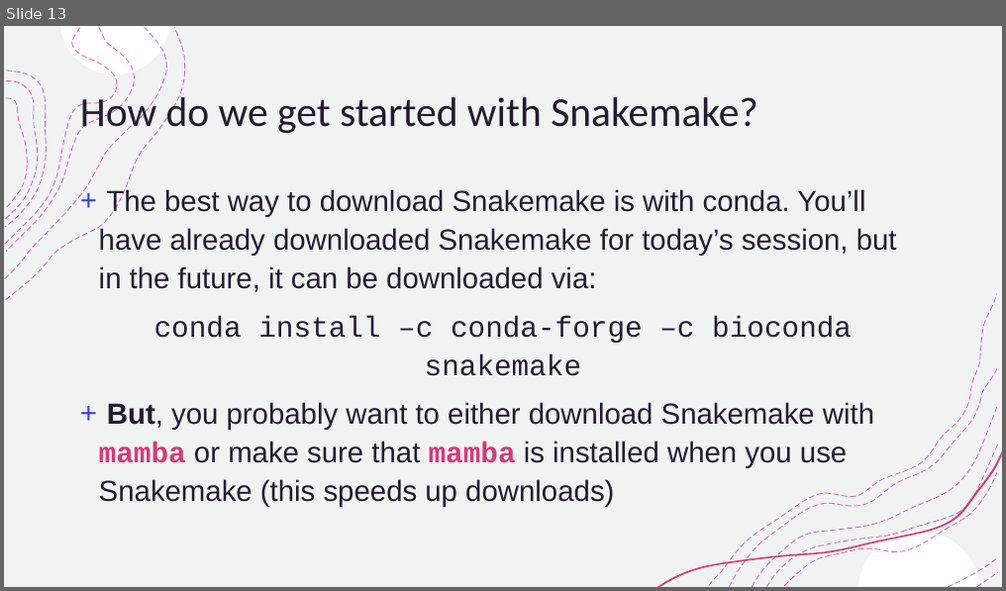
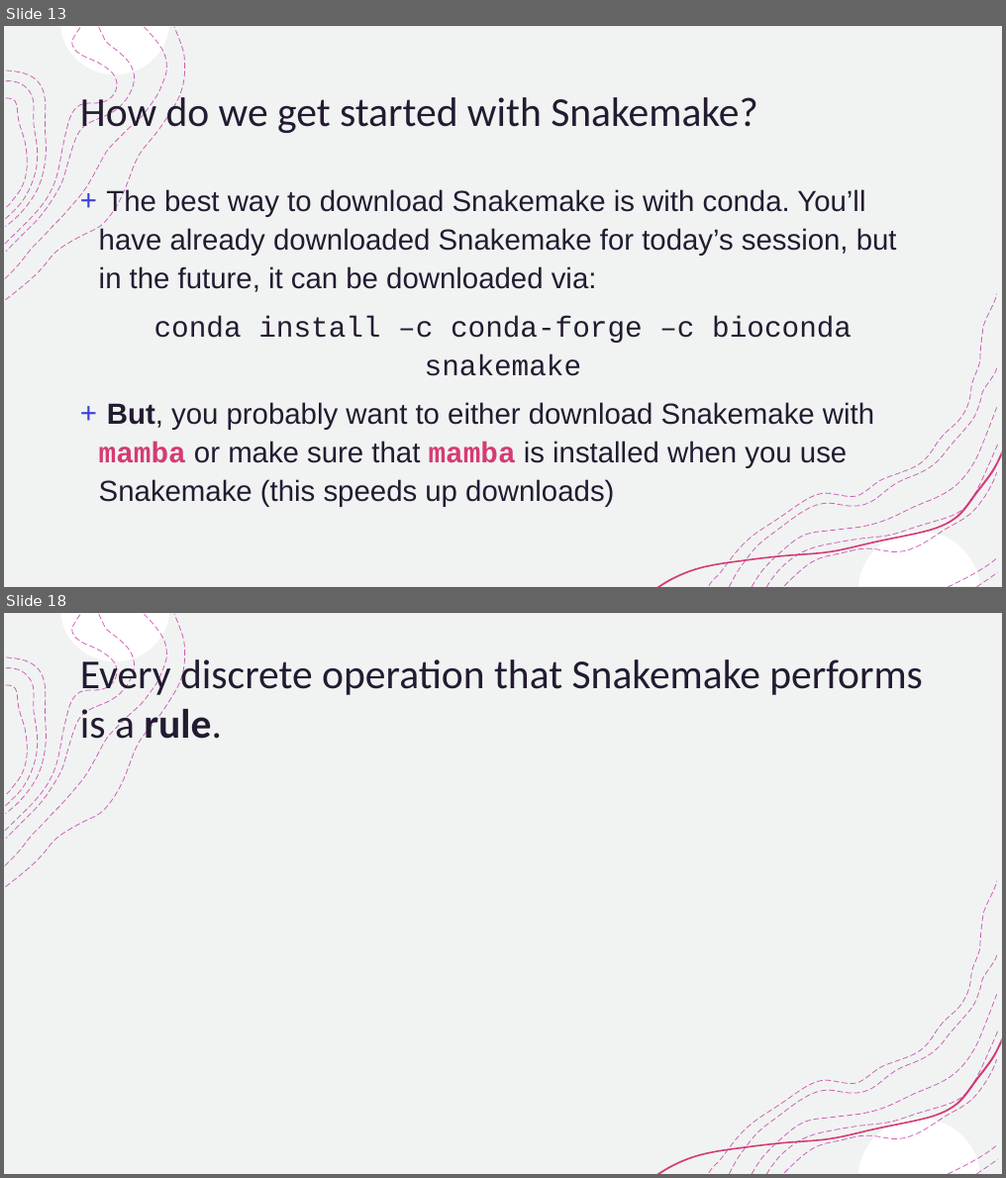
Before and after one commit to AlexanderLabWHOI/2021-env-bioinformatics-snakemake, a slide deck: slides/AIK_redesign_snakemake_slides.pptx. Shown one above the other, each under a label of ours: slide 13 before the commit, slides 13 and 18 after it; the slides between them are not shown. The pictures are 1006x591 and 1006x1178 pixels, drawn with LibreOffice and Linux fonts; fonts in the diff are those of the drawing. Boxes give left, top, right and bottom in pixels: in the first picture for what was removed or moved away, otherwise in the second. Text is boxed around its words. In the diff, an @@ line names an element or a change of style, - is before the commit and + after.

```diff
--- a/slides/AIK_redesign_snakemake_slides.pptx
+++ b/slides/AIK_redesign_snakemake_slides.pptx
@@ slide 18 added at [4,613,1002,1174], background #FFFFFF; not listed: 18 template elements that a slide beside it also shows @@
@@ title added at [80,655,923,749], 39.6 pt, text #231B31 @@
+Every discrete operation that Snakemake performs is a rule.
```
Also in this commit, not shown: 2 slides changed, 4 other slides added.
